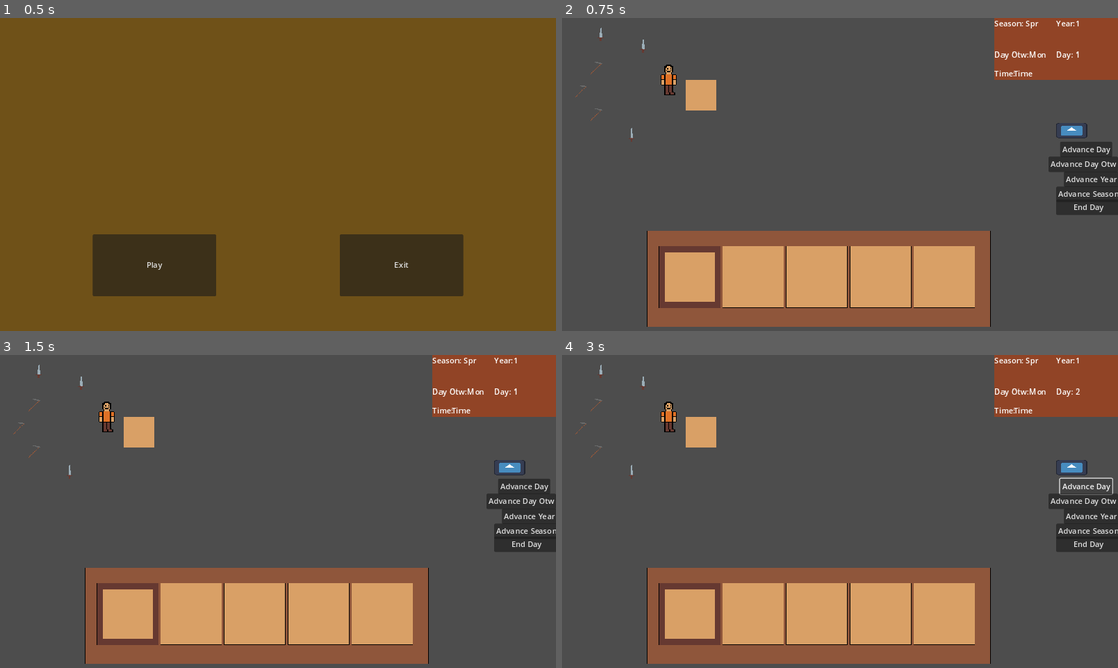
Above: before the commit, frames 1-4 (two rows, left to right).
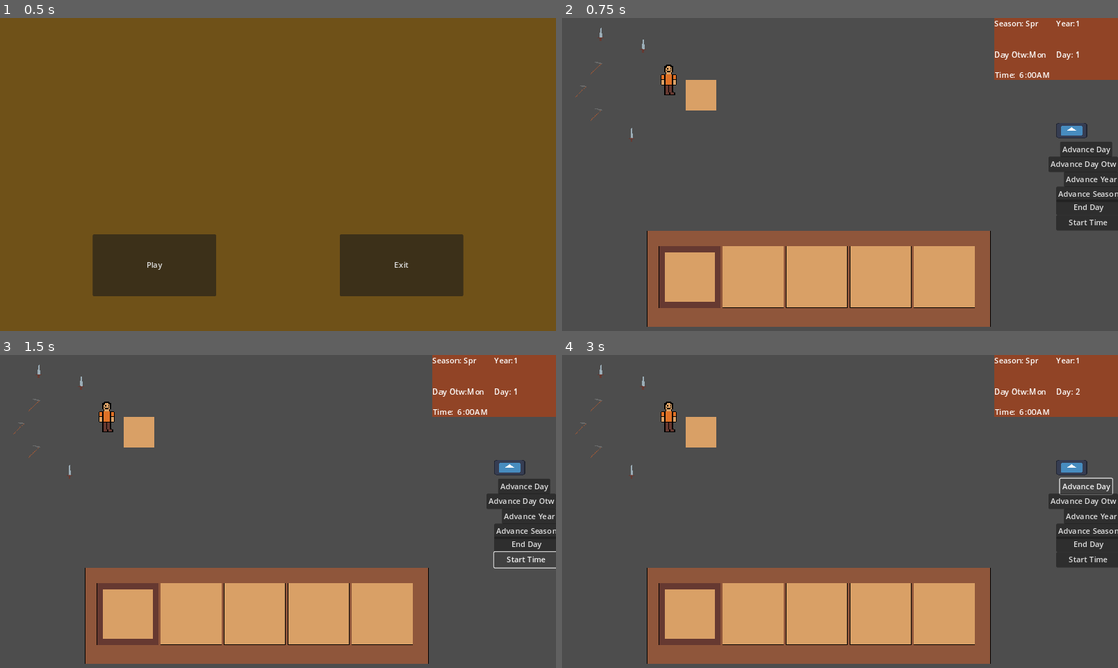
Above: after the commit, the same moments.

Repository: AtaMakesStuff/internship-farming-game
Game: Godot game, scene res://title.tscn
Two runs of this game, one before a commit and one after it. Both use one fixed random seed, a clock stepped at 60 frames per second and the inputs below. The engine's default icon, where the game draws it, is replaced by a stand-in: a white triangle on a blue panel in a dark square.
Inputs (mouse positions are in pixels of both pictures, inside the frame that each line leads up to):
- Up to frame 1 (0.5 s): no input
- Up to frame 2 (0.75 s): click "Play" at 0.5 s
- Up to frame 3 (1.5 s): click (528, 558) at 1.25 s, where only the run after the commit has a clickable "Start Time"
- Up to frame 4 (3 s): click (1090, 558) at 2 s, where only the run after the commit has a clickable "Start Time"; click "Advance Day" at 2.75 s

Frame 1 is identical in both runs. In frame 2, 0.6% of the frame differs, in the area x 77-100%, y 16-68%; in frame 3, 0.3%; in frame 4, 0.6%.

Commit message:
Minutes and Hours
- time progresses in increments of minutes and hours
- am and pm work as well
- currently just loops, need to add a pause

Diff:
--- a/internship-farming-game/testing.tscn
+++ b/internship-farming-game/testing.tscn
@@ -102,11 +102,20 @@
 text = "Advance Season"
 
 [node name="testingTime5" type="Button" parent="time"]
+layout_mode = 0
 offset_left = 128.0
 offset_top = 376.0
 offset_right = 261.0
 offset_bottom = 407.0
 text = "End Day"
+
+[node name="testingTime6" type="Button" parent="time"]
+layout_mode = 0
+offset_left = 128.0
+offset_top = 408.0
+offset_right = 261.0
+offset_bottom = 439.0
+text = "Start Time"
 
 [connection signal="to_remove_slot_number" from="CanvasLayer2/inventory_hotbar_ui" to="player" method="_on_inventory_ui_to_remove_slot_number"]
 [connection signal="send_active_queue" from="CanvasLayer2/inventory_hotbar_ui/NinePatchRect/GridContainer" to="CanvasLayer2/inventory_hotbar_ui" method="_on_grid_container_send_active_queue"]
@@ -117,6 +126,7 @@
 [connection signal="pressed" from="time/testingTime3" to="time" method="_on_testing_time_3_pressed"]
 [connection signal="pressed" from="time/testingTime4" to="time" method="_on_testing_time_4_pressed"]
 [connection signal="pressed" from="time/testingTime5" to="time" method="_on_testing_time_5_pressed"]
+[connection signal="pressed" from="time/testingTime6" to="time" method="_on_testing_time_6_pressed"]
 
 [editable path="CanvasLayer/inventory_ui"]
 [editable path="CanvasLayer2/inventory_hotbar_ui"]
--- a/internship-farming-game/time.gd
+++ b/internship-farming-game/time.gd
@@ -3,14 +3,22 @@
 @onready var day_text = $DayText
 var current_day = 1
 var max_day = 7
+
 @onready var day_otw_text = $DayOtwText
 var day_otw_state = GameState.current_day_otw_state
+
 @onready var year_text = $YearText
 var current_year = 1
+
 @onready var season_text = $SeasonText
 var season_state = GameState.current_season_state
+
 @onready var time_text = $TimeText
-var current_time = 0.00
+@export var hour_counter = 6
+@onready var pm_time_text = $PMTimeText
+
+@onready var minutes_text = $MinutesText
+var minutes_counter = 00
 
 # Called when the node enters the scene tree for the first time.
 func _ready() -> void:
@@ -78,6 +86,9 @@
 	advance_day_otw()
 	advance_day()
 
+func start_tracking_minutes():
+	$Timer.start()
+
 func _on_testing_time_pressed() -> void:
 	advance_day()
 
@@ -96,3 +107,42 @@
 
 func _on_testing_time_5_pressed() -> void:
 	end_day()
+
+
+func _on_timer_timeout() -> void:
+	increment_minutes()
+
+func increment_hours():
+	if hour_counter <12:
+		hour_counter += 1
+	else:
+		hour_counter = 1
+	if hour_counter == 12:
+		if pm_time_text.text == "PM":
+			pm_time_text.text = "AM"
+		else:
+			pm_time_text.text = "PM"
+	time_text.text = str(hour_counter)
+
+func increment_minutes():
+	if minutes_counter <5:
+		minutes_counter += 1
+	else:
+		minutes_counter = 0
+		increment_hours()
+	if minutes_counter == 0:
+		minutes_text.text = ":00"
+	elif minutes_counter == 1:
+		minutes_text.text = ":10"
+	elif minutes_counter == 2:
+		minutes_text.text = ":20"
+	elif minutes_counter == 3:
+		minutes_text.text = ":30"
+	elif minutes_counter == 4:
+		minutes_text.text = ":40"
+	elif minutes_counter == 5:
+		minutes_text.text = ":50"
+	start_tracking_minutes()
+
+func _on_testing_time_6_pressed() -> void:
+	start_tracking_minutes()
--- a/internship-farming-game/time.tscn
+++ b/internship-farming-game/time.tscn
@@ -25,6 +25,7 @@
 text = "Season"
 
 [node name="DayText" type="RichTextLabel" parent="."]
+layout_mode = 0
 offset_left = 168.0
 offset_top = 64.0
 offset_right = 296.0
@@ -32,6 +33,7 @@
 text = "Day"
 
 [node name="DayOtwText" type="RichTextLabel" parent="."]
+layout_mode = 0
 offset_left = 72.0
 offset_top = 64.0
 offset_right = 200.0
@@ -39,17 +41,35 @@
 text = "Day Otw"
 
 [node name="YearText" type="RichTextLabel" parent="."]
+layout_mode = 0
 offset_left = 168.0
 offset_right = 296.0
 offset_bottom = 64.0
 text = "Year"
 
 [node name="TimeText" type="RichTextLabel" parent="."]
-offset_left = 40.0
-offset_top = 104.0
-offset_right = 168.0
-offset_bottom = 168.0
-text = "Time"
+layout_mode = 0
+offset_left = 43.0
+offset_top = 106.0
+offset_right = 62.0
+offset_bottom = 170.0
+text = "6"
+text_direction = 2
+
+[node name="MinutesText" type="RichTextLabel" parent="."]
+offset_left = 63.0
+offset_top = 106.0
+offset_right = 191.0
+offset_bottom = 170.0
+text = ":00"
+
+[node name="PMTimeText" type="RichTextLabel" parent="."]
+layout_mode = 0
+offset_left = 88.0
+offset_top = 106.0
+offset_right = 216.0
+offset_bottom = 170.0
+text = "AM"
 
 [node name="RichTextLabel" type="RichTextLabel" parent="."]
 layout_mode = 0
@@ -60,24 +80,33 @@
 text = "Day:"
 
 [node name="RichTextLabel2" type="RichTextLabel" parent="."]
+layout_mode = 0
 offset_left = 128.0
 offset_right = 184.0
 offset_bottom = 40.0
 text = "Year:"
 
 [node name="RichTextLabel3" type="RichTextLabel" parent="."]
+layout_mode = 0
 offset_right = 72.0
 offset_bottom = 40.0
 text = "Season:"
 
 [node name="RichTextLabel4" type="RichTextLabel" parent="."]
+layout_mode = 0
 offset_top = 64.0
 offset_right = 88.0
 offset_bottom = 104.0
 text = "Day Otw:"
 
 [node name="RichTextLabel5" type="RichTextLabel" parent="."]
-offset_top = 104.0
-offset_right = 56.0
-offset_bottom = 144.0
+layout_mode = 0
+offset_left = 1.0
+offset_top = 106.0
+offset_right = 57.0
+offset_bottom = 146.0
 text = "Time:"
+
+[node name="Timer" type="Timer" parent="."]
+
+[connection signal="timeout" from="Timer" to="." method="_on_timer_timeout"]
